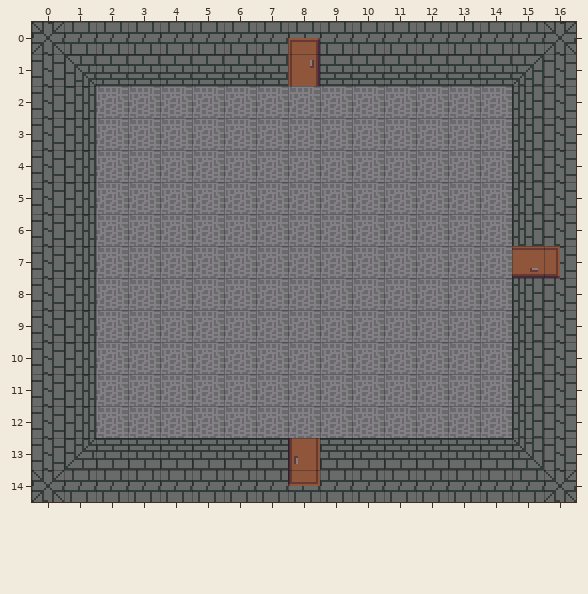
An edit to a level. Tiled map, levels/level4.tmx. That is the earlier state.
Cells are 16x16 px. Shown: x 0..16, y 0..14.
After:
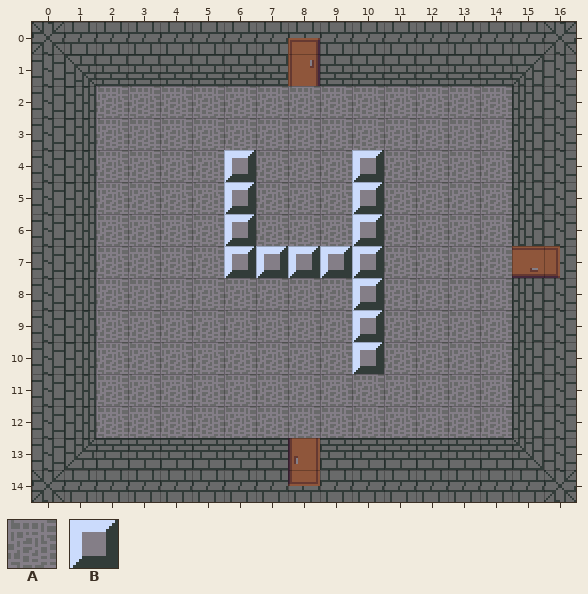
Key: from "level_tiles": A 9 "floor", B 38 "wall".
_ is an empty cell.
Changes in this commit:
Layer "Tile Layer 1":
y 4..6: x 6 A -> B; x 10 A -> B
y 7: x 6..10 AAAAA -> BBBBB
y 8..10: x 10 A -> B
Pixel boxes of the changes (left, top, right, bottom) in both pictures:
changed: (224, 150, 384, 374)
